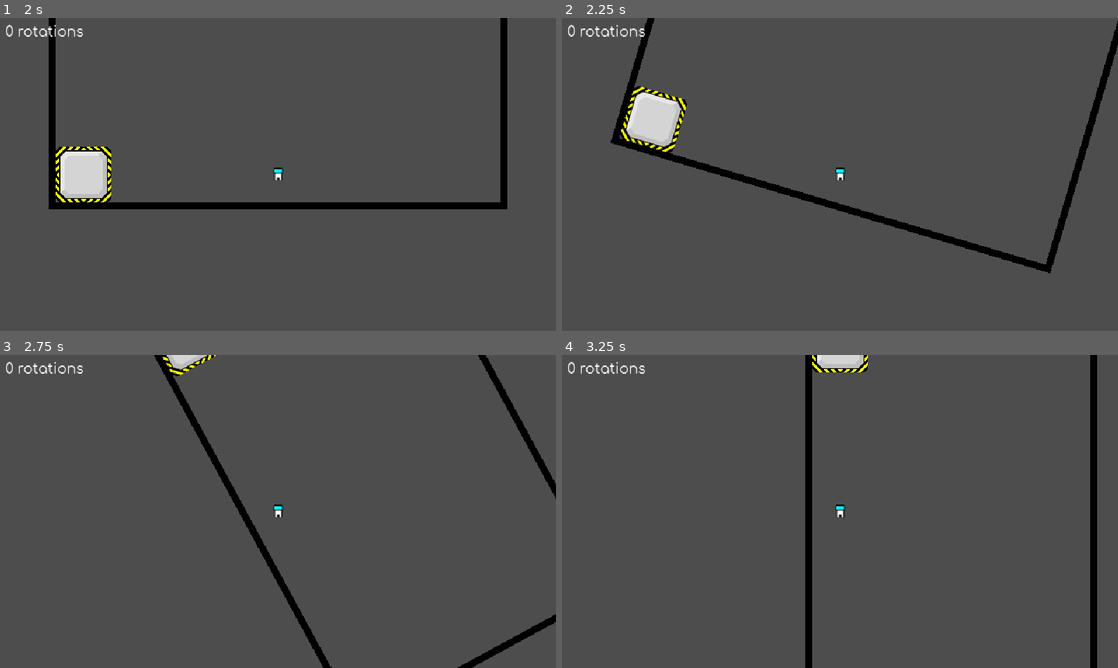
Above: before the commit, frames 1-4 (two rows, left to right).
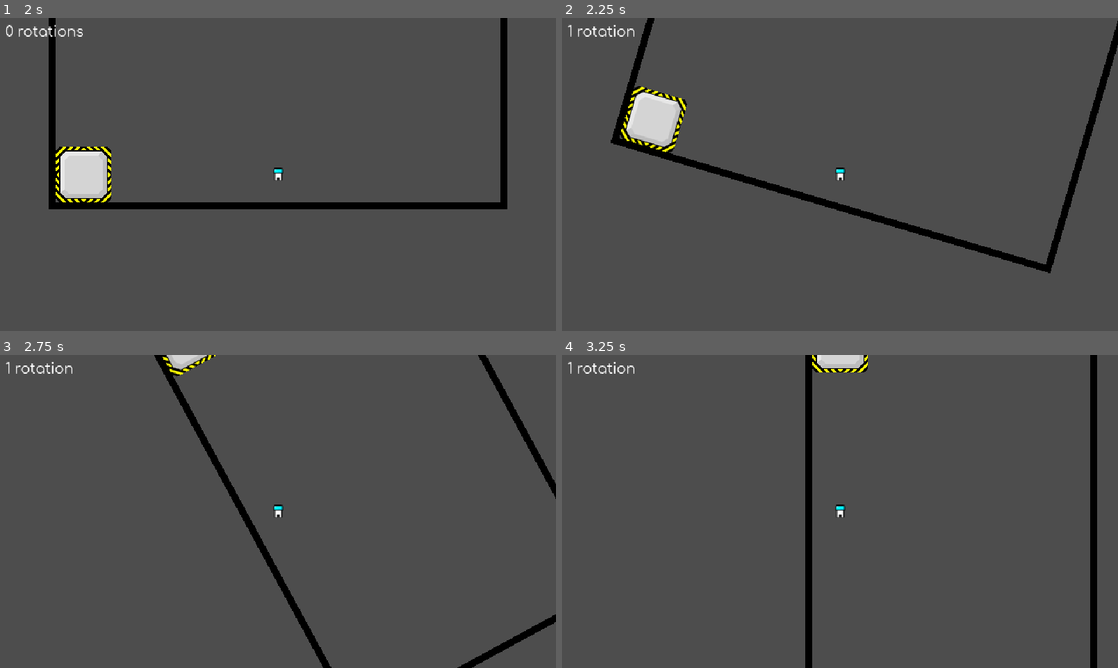
Above: after the commit, the same moments.

Repository: wojtekmal/escape-blocks
Game: Godot game, scene res://Levels/test_level_template.tscn
Two runs of this game, one before a commit and one after it. Both use one fixed random seed, a clock stepped at 60 frames per second and the inputs below. This scene is started directly instead of the project's main scene.
Inputs:
- Up to frame 1 (2 s): hold Right (gravity_right) 0.53-1.28 s; tap W (jump) at 0.77, 1.52 s; hold Left (gravity_left) from 1.28 s (still down)
- Up to frame 2 (2.25 s): tap Enter at 2 s; release Left (gravity_left) at 2.03 s; hold Right (gravity_right) from 2.03 s (still down)
- Up to frame 3 (2.75 s): keep holding Right (gravity_right)
- Up to frame 4 (3.25 s): release Right (gravity_right) at 2.78 s; hold Up (gravity_up) from 2.78 s (still down); tap W (jump) at 3.02 s

Frame 1 is identical in both runs. In frame 2, 0.3% of the frame differs, in the area x 1-15%, y 2-6%; in frame 3, 0.3%; in frame 4, 0.3%.

Commit message:
timer again

Diff:
--- a/engine/Actors/Player.tscn
+++ b/engine/Actors/Player.tscn
@@ -16,7 +16,7 @@
 size = Vector2(4, 6)
 
 [sub_resource type="RectangleShape2D" id="2"]
-size = Vector2(16, 50)
+size = Vector2(16, 60)
 
 [sub_resource type="SpriteFrames" id="3"]
 animations = [{
@@ -104,11 +104,12 @@
 }]
 
 [node name="Player" type="CharacterBody2D" groups=["interacting_entities"]]
-collision_layer = 8
+collision_layer = 0
 collision_mask = 0
 script = ExtResource("2")
 
 [node name="CrawlingHitBox" type="CollisionShape2D" parent="."]
+visible = false
 position = Vector2(0, 5.75)
 shape = SubResource("4")
 disabled = true
--- a/engine/Levels/LevelTemplate.gd
+++ b/engine/Levels/LevelTemplate.gd
@@ -4,14 +4,20 @@
 
 #export var boardWidth: int := 1 : set = update_board_width
 #export var boardHeight: int := 1 : set = update_board_height
+#Export
 @export var board_dimensions : Vector2i : set = set_board_dimensions
 @export var total_rotations : int = 0
 @export var now_rotations : int
+#Childs
 @onready var tilemap := $BoardLimits
 @onready var player := $Player
 @onready var rotation_timer = $RotationTimer
 @onready var walls := $Walls
 @onready var finish_area := $FinishArea
+@onready var counter := $Counter
+
+
+var rotations_number : int : set = update_counter
 var moving_entities = []
 var column_top_still_blocks = []
 var fall_speed = 100
@@ -22,6 +28,7 @@
 var positions_before_rotations = []
 var finish_area_position_before_rotation
 #var finish_area_start_rotation
+
 var static_block = preload("res://blocks/StaticBlock8x8.tscn")
 var moving_block = preload("res://blocks/MovingBlock8x8.tscn")
 
@@ -54,7 +61,6 @@
 	#for moving_block in moving_blocks:
 	#	column_block_heights[moving_block.board_cords.x].push_back(moving_block.position.y)
 
-# Called every frame. 'delta' is the elapsed time since the previous frame.
 func _process(delta):
 	if Engine.is_editor_hint():
 		# We won't be loading frames in the editor.
@@ -252,6 +258,8 @@
 		rotations += 3
 
 	if all_not_falling() and rotation_timer.is_stopped() and rotations != 0:
+		rotations_number += 1
+		counter.update(rotations_number)
 		now_rotations = rotations
 		total_rotations += now_rotations
 		rotation_timer.start(rotation_timer.wait_time)
@@ -306,6 +314,10 @@
 	#		print_debug(entity.board_cords)
 	#		entity.position = Vector2(-entity.position.y, entity.position.x)
 	#		print_debug(entity.position)
+
+func update_counter(x):
+	rotations_number = x
+	counter.update(rotations_number)
 
 func all_not_falling():
 	for entity in moving_entities:
--- /dev/null
+++ b/engine/counter.gd
@@ -0,0 +1,9 @@
+extends Control
+
+@onready var text = $CanvasLayer/RichTextLabel
+
+func update(number := 0):
+	if number == 1:
+		text.text = str(number) + " rotation"
+	else:
+		text.text = str(number) + " rotations"
--- a/engine/counter.tscn
+++ b/engine/counter.tscn
@@ -1,6 +1,7 @@
-[gd_scene load_steps=2 format=3 uid="uid://bbfxt5tqpp2n4"]
+[gd_scene load_steps=3 format=3 uid="uid://bbfxt5tqpp2n4"]
 
 [ext_resource type="FontFile" uid="uid://dlrlmq6vw5heb" path="res://fonts/comfortaa/static/Comfortaa-Regular.ttf" id="1_7ofo6"]
+[ext_resource type="Script" path="res://counter.gd" id="1_fmk3p"]
 
 [node name="Counter" type="Control"]
 layout_mode = 3
@@ -9,6 +10,7 @@
 anchor_bottom = 1.0
 grow_horizontal = 2
 grow_vertical = 2
+script = ExtResource("1_fmk3p")
 
 [node name="CanvasLayer" type="CanvasLayer" parent="."]
 
--- /dev/null
+++ b/engine/door_beam.tscn
@@ -0,0 +1,28 @@
+[gd_scene load_steps=4 format=3 uid="uid://c4h5b8g51sj0i"]
+
+[sub_resource type="Gradient" id="Gradient_g2fkx"]
+offsets = PackedFloat32Array(0, 0.550218, 0.685589, 0.799127, 1)
+colors = PackedColorArray(0, 100, 0, 1, 0.391562, 0.532869, 0.134492, 1, 0.350104, 0.439881, 0.307934, 1, 0.404511, 0.404511, 0.404511, 1, 0.4, 0.4, 0.4, 0.19)
+
+[sub_resource type="GradientTexture1D" id="GradientTexture1D_xbl5k"]
+gradient = SubResource("Gradient_g2fkx")
+
+[sub_resource type="ParticleProcessMaterial" id="ParticleProcessMaterial_ixbfp"]
+particle_flag_disable_z = true
+spread = 180.0
+gravity = Vector3(0, 0, 0)
+initial_velocity_min = 1.0
+initial_velocity_max = 70.0
+angular_velocity_min = 5.0
+angular_velocity_max = 456.19
+orbit_velocity_min = 0.0
+orbit_velocity_max = 0.0
+radial_accel_max = 100.0
+scale_min = 4.0
+scale_max = 16.0
+color_ramp = SubResource("GradientTexture1D_xbl5k")
+turbulence_enabled = true
+
+[node name="DOOR_BEAM" type="GPUParticles2D"]
+amount = 64
+process_material = SubResource("ParticleProcessMaterial_ixbfp")
Not shown: 1 places in engine/Levels/LevelTemplate.tscn that only renumber resources
